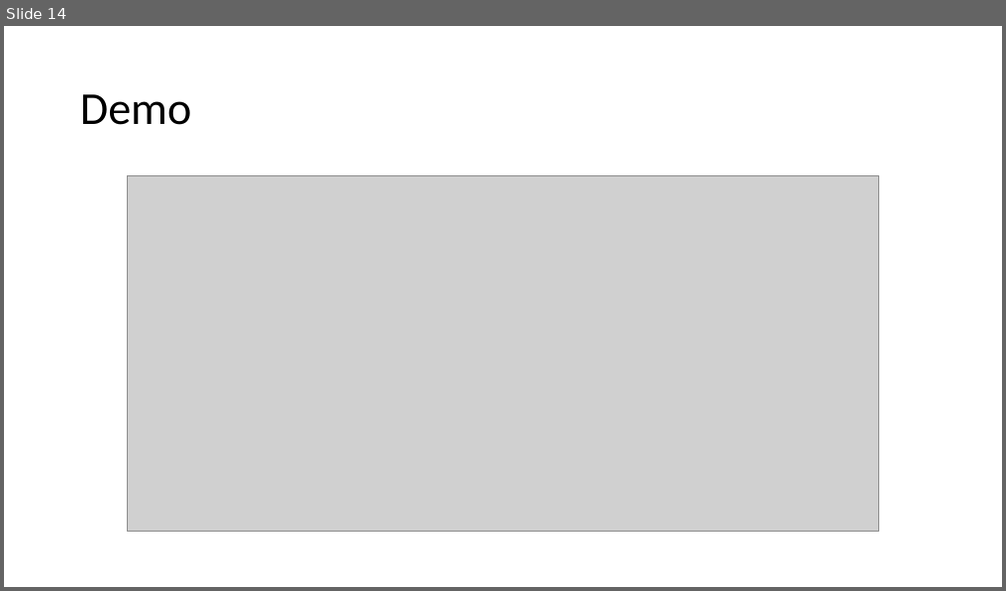
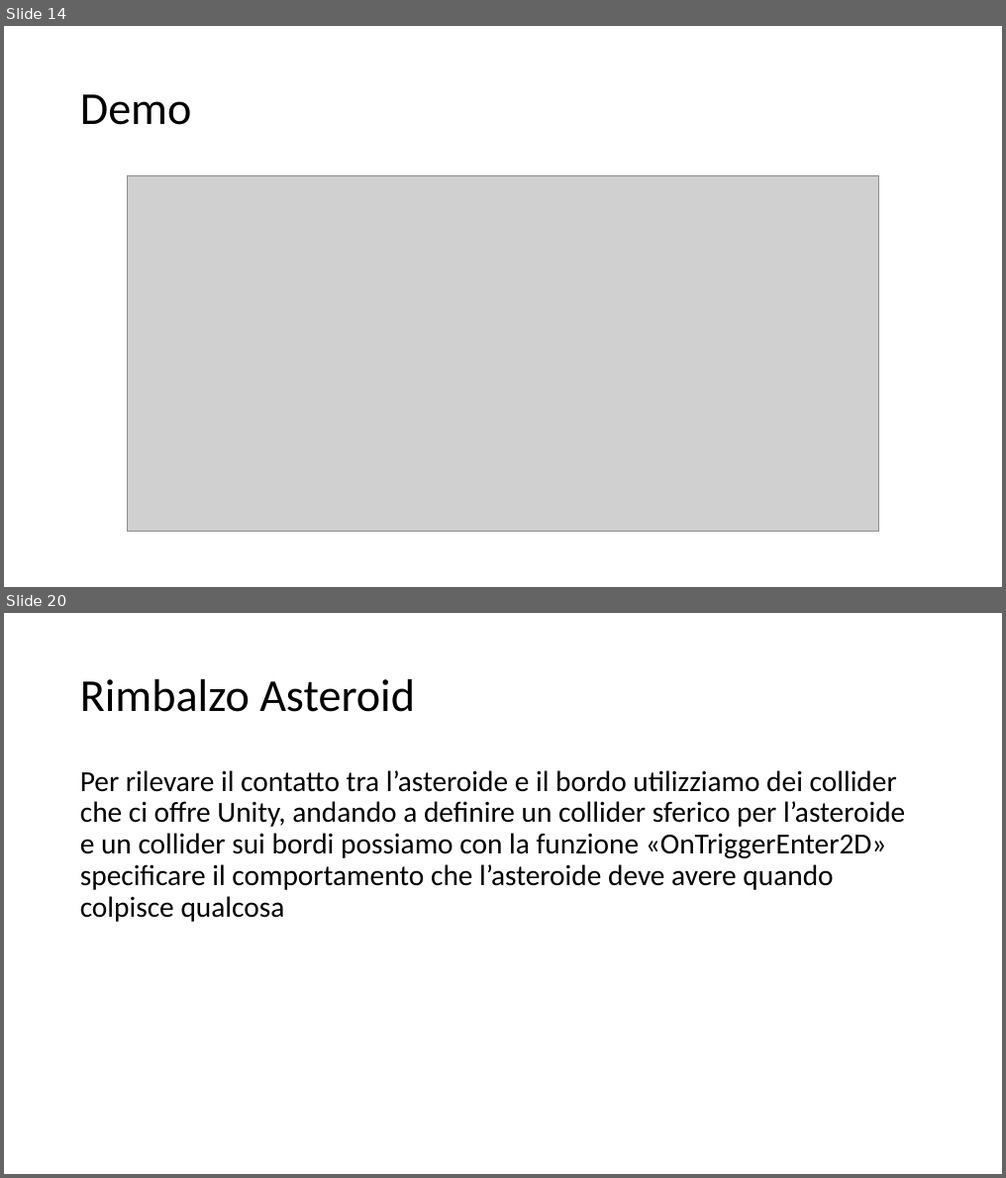
Before and after one commit to Lucio8493/Don-tDie, a slide deck: Progetto sistemi.pptx. Shown one above the other, each under a label of ours: slide 14 before the commit, slides 14 and 20 after it; the slides between them are not shown. The pictures are 1006x591 and 1006x1178 pixels, drawn with LibreOffice and Linux fonts; fonts in the diff are those of the drawing; grey boxes stand for pictures. Boxes give left, top, right and bottom in pixels: in the first picture for what was removed or moved away, otherwise in the second. Text is boxed around its words. In the diff, an @@ line names an element or a change of style, - is before the commit and + after.

Commit message:
Modificato il file "Progetto sistemi" aggiungendo la parte riguardante unity

```diff
--- a/Progetto sistemi.pptx
+++ b/Progetto sistemi.pptx
@@ slide 20 added at [4, 613, 1002, 1174], background #FFFFFF @@
@@ title added at [80, 679, 415, 712], 44 pt, text #000000 @@
+Rimbalzo Asteroid
@@ text added at [80, 770, 905, 922], 28 pt, text #000000 @@
+Per rilevare il contatto tra l’asteroide e il bordo utilizziamo dei collider che ci offre Unity, andando a definire un collider sferico per l’asteroide e un collider sui bordi possiamo con la funzione «OnTriggerEnter2D» specificare il comportamento che l’asteroide deve avere quando colpisce qualcosa
```
Also in this commit, not shown: 11 slides changed, 9 other slides added, 5 other files.
